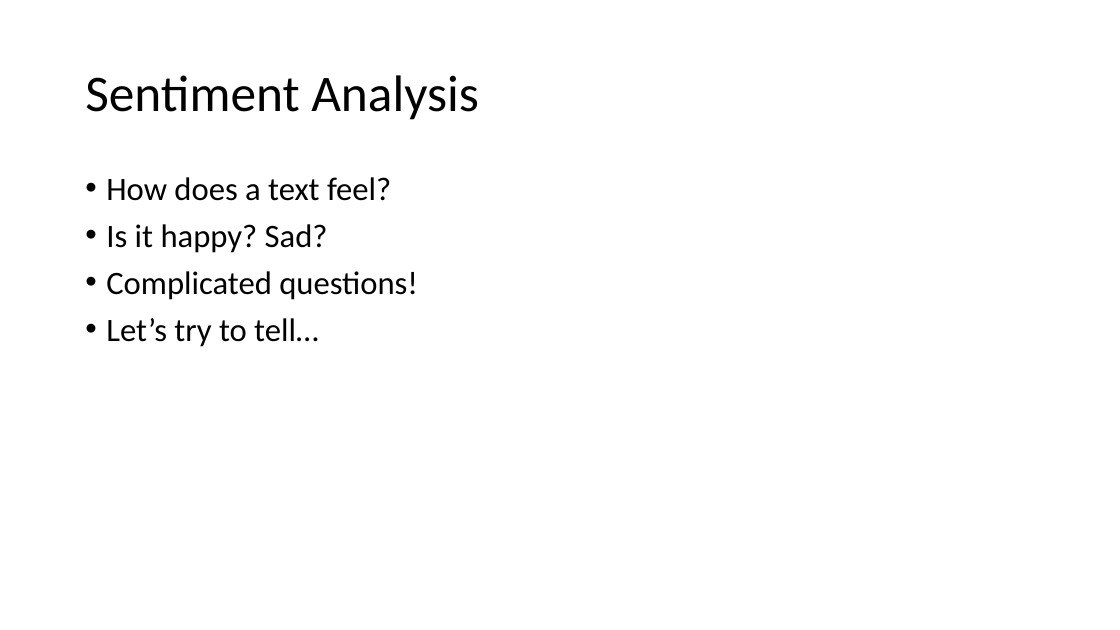
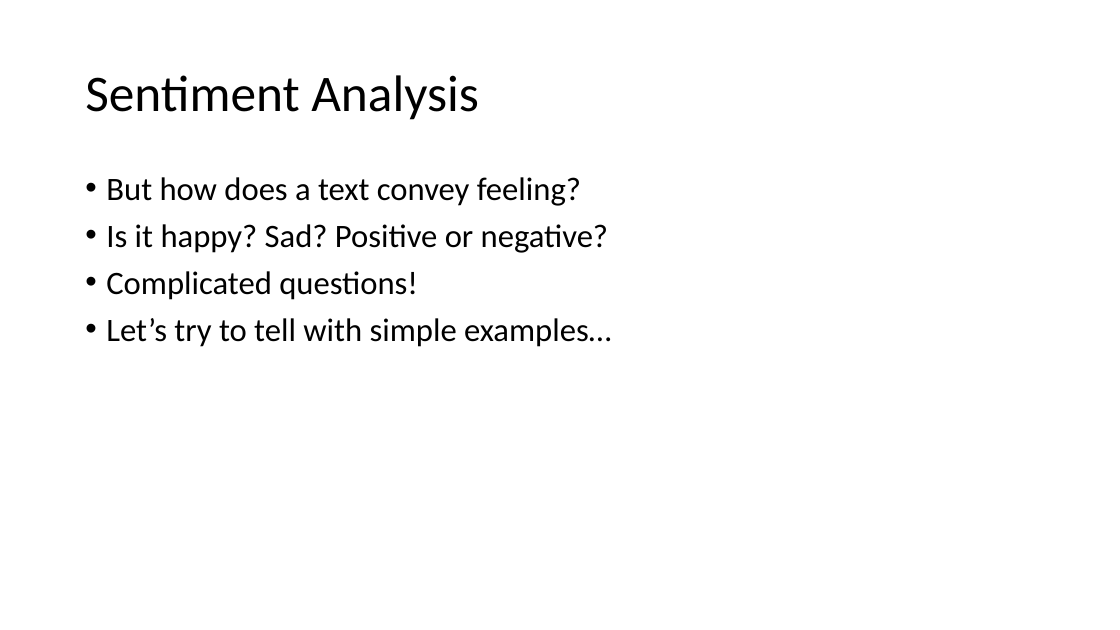
Before and after one commit to scholarslab/praxis, a slide deck: slide 9 of assets/workshop-on-workshops/workshop-on-workshops.pptx (slide 7 before the commit). Drawn at 1120x630 pixels with LibreOffice and Linux fonts; fonts in the diff are those of the drawing. Boxes give left, top, right and bottom in pixels: in the first picture for what was removed or moved away, otherwise in the second. Text is boxed around its words. In the diff, an @@ line names an element or a change of style, - is before the commit and + after.

```diff
--- a/assets/workshop-on-workshops/workshop-on-workshops.pptx
+++ b/assets/workshop-on-workshops/workshop-on-workshops.pptx
@@ text at [106,177,608,253]: text changed @@
-• How does a text feel?
-• Is it happy? Sad?
+• But how does a text convey feeling?
+• Is it happy? Sad? Positive or negative?
@@ text at [106,318,611,347]: text changed @@
-• Let’s try to tell…
+• Let’s try to tell with simple examples…
```
Also in this commit, not shown: 10 other slides changed, 3 slides added, 5 slides removed, 2 other files.
